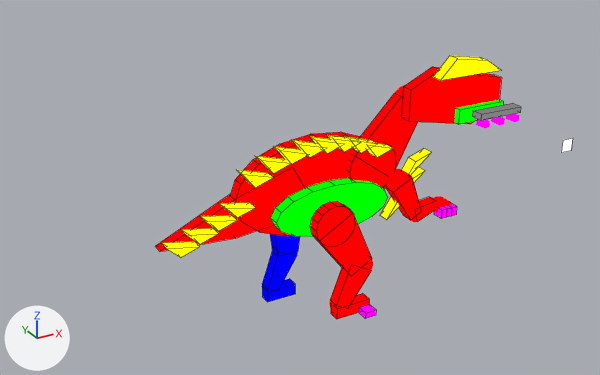
What one commit did to the Blender file assets-source/blender/motion/yutyrannus-idle.blend.
One viewpoint serves both versions: a camera (50 mm lens) standing at (-24.5, -103.7, 72.8) and looking at (27.6, -9.0, 25.4). The lights are fixed; the arrows at lower left show +X, +Y and +Z. The picture after the commit comes second. Mesh edges are drawn as thin lines on the coarser meshes.

In view in the first picture: 'DinoTycoon_Motion_yutyrannus_idle_arm_0', 'DinoTycoon_Motion_yutyrannus_idle_belly', 'DinoTycoon_Motion_yutyrannus_idle_far_1', 'DinoTycoon_Motion_yutyrannus_idle_head', 'DinoTycoon_Motion_yutyrannus_idle_nasal_crest', 'DinoTycoon_Motion_yutyrannus_idle_near_0', 'DinoTycoon_Motion_yutyrannus_idle_near_1', 'DinoTycoon_Motion_yutyrannus_idle_near_joint_0', 'DinoTycoon_Motion_yutyrannus_idle_neck_0', 'DinoTycoon_Motion_yutyrannus_idle_neck_joint_0', 'DinoTycoon_Motion_yutyrannus_idle_tail', 'DinoTycoon_Motion_yutyrannus_idle_tail_fluff0_0', 'DinoTycoon_Motion_yutyrannus_idle_tail_fluff1_0', 'DinoTycoon_Motion_yutyrannus_idle_tail_fluff2_0', 'DinoTycoon_Motion_yutyrannus_idle_tail_fluff3_0', 'DinoTycoon_Motion_yutyrannus_idle_trunk' and 33 more.
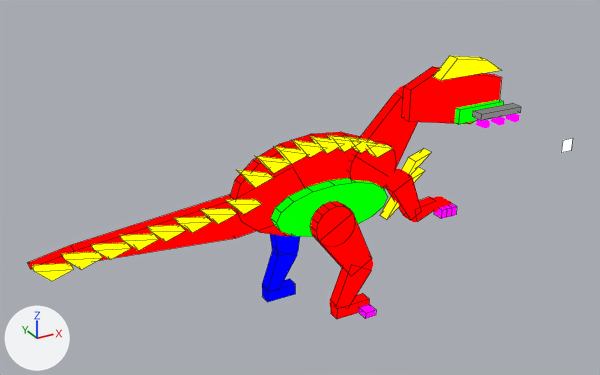
The newer file is also turned or shifted as a whole; pictures and numbers use the older file's frame.

What changed in the scene script:
```text
Change me_dinotycoon_motion_yutyrannus_idle_sample_tail:
    remove me_dinotycoon_motion_yutyrannus_idle_sample_tail.from_pydata(...)  # 10 vertices, 7 faces; spans x 9.0..35.0, y -1.0..1.0, z 15.4..25.0
    add me_dinotycoon_motion_yutyrannus_idle_sample_tail.from_pydata(...)  # 14 vertices, 9 faces; spans x -9.0..35.0, y -1.0..1.0, z 15.4..25.0
    me_dinotycoon_motion_yutyrannus_idle_sample_tail part 1
    2 vertices are removed from x 9.0, y -1.0..1.0, z 16.2
    4 faces are deleted
    6 vertices are added at (-3.0, -1.0, 19.4), (-9.0, -1.0, 18.2), (-4.0, -1.0, 17.4), (-3.0, 1.0, 19.4), (-9.0, 1.0, 18.2), (-4.0, 1.0, 17.4)
    6 new faces join them
Change me_dinotycoon_motion_yutyrannus_idle_sample_tail_fluff0_0:
    remove me_dinotycoon_motion_yutyrannus_idle_sample_tail_fluff0_0.from_pydata(...)  # 6 vertices, 5 faces; spans x 9.0..14.0, y -4.0..-2.0, z 16.1..18.1
    add me_dinotycoon_motion_yutyrannus_idle_sample_tail_fluff0_0.from_pydata(...)  # 6 vertices, 5 faces; spans x -9.0..-4.0, y -4.0..-2.0, z 17.3..19.3
    me_dinotycoon_motion_yutyrannus_idle_sample_tail_fluff0_0 part 2: the whole mesh is moved by (-18.0, 0.0, 1.2)
Change me_dinotycoon_motion_yutyrannus_idle_sample_tail_fluff1_0:
    remove me_dinotycoon_motion_yutyrannus_idle_sample_tail_fluff1_0.from_pydata(...)  # 6 vertices, 5 faces; spans x 12.0..17.0, y -4.0..-2.0, z 17.5..19.5
    add me_dinotycoon_motion_yutyrannus_idle_sample_tail_fluff1_0.from_pydata(...)  # 6 vertices, 5 faces; spans x -5.0..0.0, y -4.0..-2.0, z 18.0..20.0
    me_dinotycoon_motion_yutyrannus_idle_sample_tail_fluff1_0 part 3: the whole mesh is moved by (-17.0, 0.0, 0.5)
Change me_dinotycoon_motion_yutyrannus_idle_sample_tail_fluff2_0:
    remove me_dinotycoon_motion_yutyrannus_idle_sample_tail_fluff2_0.from_pydata(...)  # 6 vertices, 5 faces; spans x 15.0..20.0, y -4.0..-2.0, z 18.9..20.9
    add me_dinotycoon_motion_yutyrannus_idle_sample_tail_fluff2_0.from_pydata(...)  # 6 vertices, 5 faces; spans x -1.0..4.0, y -4.0..-2.0, z 18.4..20.4
    me_dinotycoon_motion_yutyrannus_idle_sample_tail_fluff2_0 part 4: the whole mesh is moved by (-16.0, 0.0, -0.5)
Change me_dinotycoon_motion_yutyrannus_idle_sample_tail_fluff3_0:
    remove me_dinotycoon_motion_yutyrannus_idle_sample_tail_fluff3_0.from_pydata(...)  # 6 vertices, 5 faces; spans x 18.0..23.0, y -4.0..-2.0, z 20.3..22.3
    add me_dinotycoon_motion_yutyrannus_idle_sample_tail_fluff3_0.from_pydata(...)  # 6 vertices, 5 faces; spans x 3.0..8.0, y -4.0..-2.0, z 18.8..20.8
    me_dinotycoon_motion_yutyrannus_idle_sample_tail_fluff3_0 part 5: the whole mesh is moved by (-15.0, 0.0, -1.5)
Add me_dinotycoon_motion_yutyrannus_idle_sample_tail_fluff7_0:
    me_dinotycoon_motion_yutyrannus_idle_sample_tail_fluff7_0.from_pydata([(41.0, -4.0, 20.63), (39.0, -4.0, 22.63), (44.0, -4.0, 21.63), (41.0, -2.0, 20.63), (39.0, -2.0, 22.63), (44.0, -2.0, 21.63)], [], [(2, 1, 0), (3, 4, 5), (0, 1, 4, 3), (1, 2, 5, 4), (2, 0, 3, 5)])
    me_dinotycoon_motion_yutyrannus_idle_sample_tail_fluff7_0.materials.append(mat_dinotycoon_role_a)  # yellow #ffff00
Add me_dinotycoon_motion_yutyrannus_idle_sample_tail_fluff6_0:
    me_dinotycoon_motion_yutyrannus_idle_sample_tail_fluff6_0.from_pydata([(37.0, -4.0, 20.0), (35.0, -4.0, 22.0), (40.0, -4.0, 21.0), (37.0, -2.0, 20.0), (35.0, -2.0, 22.0), (40.0, -2.0, 21.0)], [], [(2, 1, 0), (3, 4, 5), (0, 1, 4, 3), (1, 2, 5, 4), (2, 0, 3, 5)])
    me_dinotycoon_motion_yutyrannus_idle_sample_tail_fluff6_0.materials.append(mat_dinotycoon_role_a)  # yellow #ffff00
Add me_dinotycoon_motion_yutyrannus_idle_sample_tail_fluff5_0:
    me_dinotycoon_motion_yutyrannus_idle_sample_tail_fluff5_0.from_pydata([(33.0, -4.0, 19.6), (31.0, -4.0, 21.6), (36.0, -4.0, 20.6), (33.0, -2.0, 19.6), (31.0, -2.0, 21.6), (36.0, -2.0, 20.6)], [], [(2, 1, 0), (3, 4, 5), (0, 1, 4, 3), (1, 2, 5, 4), (2, 0, 3, 5)])
    me_dinotycoon_motion_yutyrannus_idle_sample_tail_fluff5_0.materials.append(mat_dinotycoon_role_a)  # yellow #ffff00
Add me_dinotycoon_motion_yutyrannus_idle_sample_tail_fluff4_0:
    me_dinotycoon_motion_yutyrannus_idle_sample_tail_fluff4_0.from_pydata([(29.0, -4.0, 19.2), (27.0, -4.0, 21.2), (32.0, -4.0, 20.2), (29.0, -2.0, 19.2), (27.0, -2.0, 21.2), (32.0, -2.0, 20.2)], [], [(2, 1, 0), (3, 4, 5), (0, 1, 4, 3), (1, 2, 5, 4), (2, 0, 3, 5)])
    me_dinotycoon_motion_yutyrannus_idle_sample_tail_fluff4_0.materials.append(mat_dinotycoon_role_a)  # yellow #ffff00
Add ob_dinotycoon_motion_yutyrannus_idle_tail_fluff7_0:
    ob_dinotycoon_motion_yutyrannus_idle_tail_fluff7_0 = bpy.data.objects.new('DinoTycoon_Motion_yutyrannus_idle_tail_fluff7_0', me_dinotycoon_motion_yutyrannus_idle_sample_tail_fluff7_0)
    ob_dinotycoon_motion_yutyrannus_idle_tail_fluff7_0.location = (-20.0, 0.0, 0.0)
Add ob_dinotycoon_motion_yutyrannus_idle_tail_fluff6_0:
    ob_dinotycoon_motion_yutyrannus_idle_tail_fluff6_0 = bpy.data.objects.new('DinoTycoon_Motion_yutyrannus_idle_tail_fluff6_0', me_dinotycoon_motion_yutyrannus_idle_sample_tail_fluff6_0)
    ob_dinotycoon_motion_yutyrannus_idle_tail_fluff6_0.location = (-20.0, 0.0, 0.0)
Add ob_dinotycoon_motion_yutyrannus_idle_tail_fluff5_0:
    ob_dinotycoon_motion_yutyrannus_idle_tail_fluff5_0 = bpy.data.objects.new('DinoTycoon_Motion_yutyrannus_idle_tail_fluff5_0', me_dinotycoon_motion_yutyrannus_idle_sample_tail_fluff5_0)
    ob_dinotycoon_motion_yutyrannus_idle_tail_fluff5_0.location = (-20.0, 0.0, 0.0)
Add ob_dinotycoon_motion_yutyrannus_idle_tail_fluff4_0:
    ob_dinotycoon_motion_yutyrannus_idle_tail_fluff4_0 = bpy.data.objects.new('DinoTycoon_Motion_yutyrannus_idle_tail_fluff4_0', me_dinotycoon_motion_yutyrannus_idle_sample_tail_fluff4_0)
    ob_dinotycoon_motion_yutyrannus_idle_tail_fluff4_0.location = (-20.0, 0.0, 0.0)
```

Location of each change, (x1, y1, x2, y2) in pixels of the pictures (600 x 375 px):
'DinoTycoon_Motion_yutyrannus_idle_tail', reshaped (83% wider, 20% taller)
    before: (155, 169, 304, 252)
    after: (28, 169, 302, 269)
'DinoTycoon_Motion_yutyrannus_idle_tail_fluff0_0', moved
    before: (162, 241, 199, 258)
    after: (31, 263, 73, 281)
'DinoTycoon_Motion_yutyrannus_idle_tail_fluff1_0', moved
    before: (181, 228, 219, 244)
    after: (61, 252, 103, 270)
'DinoTycoon_Motion_yutyrannus_idle_tail_fluff2_0', moved
    before: (200, 215, 237, 231)
    after: (90, 243, 131, 260)
'DinoTycoon_Motion_yutyrannus_idle_tail_fluff3_0', moved
    before: (219, 203, 256, 218)
    after: (119, 234, 159, 251)
'DinoTycoon_Motion_yutyrannus_idle_tail_fluff4_0', added
    after: (146, 225, 186, 241)
'DinoTycoon_Motion_yutyrannus_idle_tail_fluff5_0', added
    after: (174, 217, 211, 233)
'DinoTycoon_Motion_yutyrannus_idle_tail_fluff6_0', added
    after: (200, 209, 237, 224)
'DinoTycoon_Motion_yutyrannus_idle_tail_fluff7_0', added
    after: (226, 199, 261, 215)
